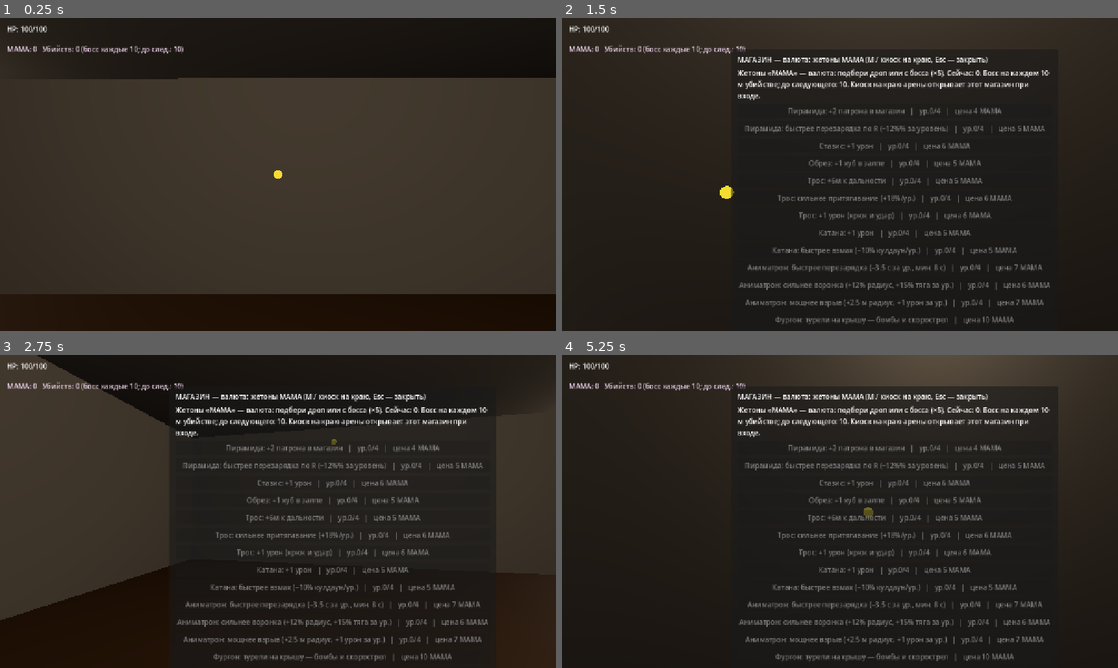
Above: before the commit, frames 1-4 (two rows, left to right).
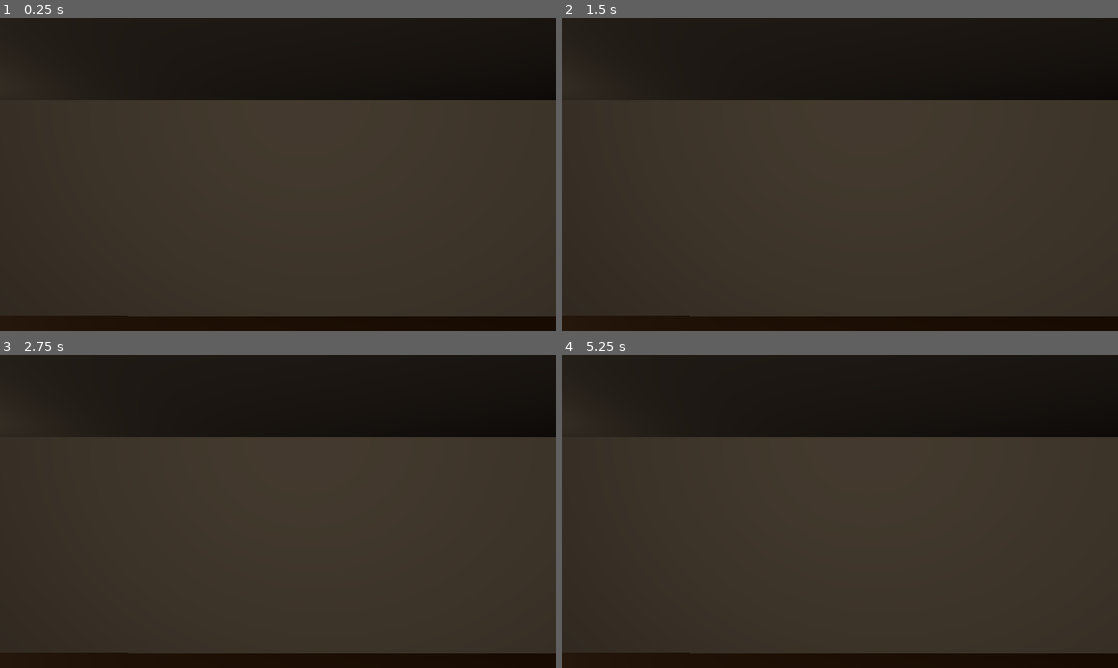
Above: after the commit, the same moments.

Repository: radomirsky/190K-G.O.P
Game: Godot game, scene res://main.tscn
Two runs of this game, one before a commit and one after it. Both use one fixed random seed, a clock stepped at 60 frames per second and the inputs below.
Inputs (mouse positions are in pixels of both pictures, inside the frame that each line leads up to):
- Up to frame 1 (0.25 s): no input
- Up to frame 2 (1.5 s): tap Enter at 0.5 s; move the mouse to (867, 174) at 0.52 s; hold Up 0.53-1.28 s; hold Shift 0.53-1.28 s; tap M at 0.6 s; click (867, 174) at 0.67 s; tap Space at 0.77 s; move the mouse to (728, 190) at 1.27 s; hold Down from 1.28 s (still down); tap Shift at 1.35 s; click (728, 190) at 1.42 s
- Up to frame 3 (2.75 s): tap Space at 1.52 s; tap 6 at 1.55, 2.1 s; move the mouse to (333, 442) at 2.02 s; release Down at 2.03 s; hold Right from 2.03 s (still down); click (333, 442) at 2.17 s; tap R at 2.3 s
- Up to frame 4 (5.25 s): move the mouse to (812, 574) at 2.77 s; release Right at 2.78 s; hold Up 2.78-4.28 s; tap R at 2.85 s; click (812, 574) at 2.92 s; tap Space at 3.02, 3.77, 4.25, 4.52 s; tap M at 3.05, 3.6 s; move the mouse to (878, 514) at 3.52 s; hold Shift 3.53-4.28 s; click (878, 514) at 3.67 s; move the mouse to (673, 464) at 4.27 s; hold Left 4.28-5.03 s; tap Shift at 4.35 s; click (673, 464) at 4.42 s; tap 6 at 4.55, 5.1 s; move the mouse to (867, 511) at 5.02 s; hold Down from 5.03 s (still down); click (867, 511) at 5.17 s

The runs differ from the first frame. In frame 1, 13% of the frame differs, in the area x 1-100%, y 2-96%; in frame 2, 56%; in frame 3, 50%; in frame 4, 63%, in the area x 1-100%, y 0-99%.
Error after the commit: Parse Error: Preload file "res://dynamite.tscn" does not exist. (res://player.gd:10)

Commit message:
Исправить камеру в фургоне, переключатель катаны (5), динамит выше в магазине
Made-with: Cursor

Diff:
--- a/player.gd
+++ b/player.gd
@@ -7,6 +7,7 @@
 const THROWABLE_CUBE_SCENE := preload("res://throwable_cube.tscn")
 const THROWABLE_PYRAMID_SCENE := preload("res://throwable_pyramid.tscn")
 const THROWABLE_STASIS_RING_SCENE := preload("res://throwable_stasis_ring.tscn")
+const DYNAMITE_SCENE := preload("res://dynamite.tscn")
 const ANIMATRON_BLACKHOLE_SCENE := preload("res://animatron_blackhole.tscn")
 const PAUSE_MENU_OVERLAY := preload("res://pause_menu_overlay.gd")
 const THROWABLE_COLOR_FREE := Color(0.45, 0.65, 0.95, 1.0)
@@ -232,6 +233,10 @@
 var _van_saved_mask: int = 1
 
 
+func _is_driving_van() -> bool:
+	return _driving_van != null and is_instance_valid(_driving_van)
+
+
 func _eff_gun_mag() -> int:
 	return gun_mag_size + GameProgress.up_pyramid_mag * 2
 
@@ -402,6 +407,12 @@
 	_hp_cd = maxf(_hp_cd - _delta, 0.0)
 
 	_update_hp_ui()
+
+	if _is_driving_van():
+		if _camera:
+			var fk_v := 1.0 - exp(-stasis_aim_fov_smooth * _delta)
+			_camera.fov = lerpf(_camera.fov, camera_fov, fk_v)
+		return
 
 	var want_stasis_aim := false
 	if _camera and _equipped == EquippedGun.STASIS:
@@ -575,7 +586,12 @@
 	if _hp_label:
 		_hp_label.text = "HP: %d/%d" % [_hp, max_hp]
 	if _gun_label:
-		if _equipped == EquippedGun.PYRAMID:
+		if _is_driving_van():
+			if GameProgress.van_turrets_installed and not GameProgress.van_destroyed:
+				_gun_label.text = "ФУРГОН: без оружия — ЛКМ скорострел, ПКМ бомба"
+			else:
+				_gun_label.text = "ФУРГОН: без оружия (купите турели в лавке)"
+		elif _equipped == EquippedGun.PYRAMID:
 			var gm := _eff_gun_mag()
 			if _gun_refill_wait > 0.0:
 				_gun_label.text = "GUN: %d/%d  перезарядка %.1fs  [R]" % [_gun_ammo, gm, _gun_refill_wait]
@@ -627,8 +643,9 @@
 	if _mama_hud:
 		var r := GameProgress.regular_kills % GameProgress.KILLS_FOR_BOSS
 		var until_boss := GameProgress.KILLS_FOR_BOSS - r if r != 0 else GameProgress.KILLS_FOR_BOSS
-		_mama_hud.text = "МАМА: %d   Убийств: %d (босс каждые %d; до след.: %d)" % [
+		_mama_hud.text = "МАМА: %d   Динамит: %d   Убийств: %d (босс каждые %d; до след.: %d)" % [
 			GameProgress.mama_tokens,
+			GameProgress.dynamite_stock,
 			GameProgress.regular_kills,
 			GameProgress.KILLS_FOR_BOSS,
 			until_boss,
@@ -641,9 +658,13 @@
 			var hp_pct := 100
 			if _driving_van.has_method("get_hull_ratio"):
 				hp_pct = int(round(float(_driving_van.call("get_hull_ratio")) * 100.0))
+			var tur_hint := ""
+			if GameProgress.van_turrets_installed and not GameProgress.van_destroyed:
+				tur_hint = "   | ЛКМ турель / ПКМ турель"
 			_van_fuel_label.text = (
 				"ФУРГОН: корпус %d%%   бензин %d%%   | заправка %d МАМА, сломан — %d МАМА"
 				% [hp_pct, pct, GameProgress.COST_VAN_REFUEL, GameProgress.COST_VAN_RESTORE]
+				+ tur_hint
 			)
 			if hp_pct <= 15 or fr <= 0.001:
 				_van_fuel_label.add_theme_color_override("font_color", Color(1.0, 0.35, 0.28, 1.0))
@@ -673,7 +694,7 @@
 	panel.offset_left = -250.0
 	panel.offset_top = 72.0
 	panel.offset_right = 250.0
-	panel.offset_bottom = 668.0
+	panel.offset_bottom = 708.0
 	_shop_layer.add_child(panel)
 	var margin := MarginContainer.new()
 	margin.set_anchors_preset(Control.PRESET_FULL_RECT)
@@ -698,6 +719,7 @@
 		"pyramid_reload",
 		"stasis_dmg",
 		"sawed_pellets",
+		"dynamite",
 		"grapple_range",
 		"grapple_pull",
 		"grapple_damage",
@@ -806,6 +828,15 @@
 	_set_shop_btn_van_turrets()
 	_set_shop_btn_van_refuel()
 	_set_shop_btn_van_restore()
+	_set_shop_btn_dynamite()
+
+
+func _set_shop_btn_dynamite() -> void:
+	var b := _shop_layer.find_child("Btn_dynamite", true, false) as Button
+	if b == null:
+		return
+	b.text = "Динамит: +1 шт. (бросок клав. 6, слабый взрыв)   |   цена %d МАМА" % GameProgress.COST_DYNAMITE
+	b.disabled = GameProgress.mama_tokens < GameProgress.COST_DYNAMITE
 
 
 func _set_shop_btn_van_restore() -> void:
@@ -895,6 +926,8 @@
 			ok = GameProgress.try_buy_van_refuel()
 		"van_restore":
 			ok = GameProgress.try_buy_van_restore()
+		"dynamite":
+			ok = GameProgress.try_buy_dynamite()
 	if ok:
 		_clamp_gun_ammo_to_effective()
 	_refresh_shop_buttons()
@@ -1295,11 +1328,13 @@
 		+ "ЛКМ — выстрел / удар катаной / верёвка / метание\n"
 		+ "ПКМ — парирование (катана) или крюк-верёвка\n"
 		+ "СКМ — рывок катаны: урон по прицелу, перезарядка 10 сек\n"
+		+ "В фургоне: оружие недоступно; турели — ЛКМ (скорострел) и ПКМ (бомба), если куплены в лавке\n"
 		+ "E — сесть в фургон / выйти; подобрать / метнуть; Shift+E — увеличить куб / отпустить\n"
 		+ "R — перезарядка; Shift+R — кинуть пирамидку\n"
 		+ "Q / Ctrl+Q — очистка мира; Shift+Q — куб\n"
 		+ "F — стазис; G — пистолет; Shift+G — клей кубов\n"
 		+ "H — обрез; M — магазин\n"
+		+ "6 — бросить динамит (покупается в лавке за МАМА)\n"
 		+ "B — вид камеры; Shift+B — «человек» из кубов\n"
 		+ "Shift+Z — стоп времени; Shift+X/Y — кубы; стрелки — поворот камеры\n"
 		+ "Esc — пауза\n"
@@ -1567,6 +1602,23 @@
 
 func _input(event: InputEvent) -> void:
 	if _pause_visible:
+		return
+	if _is_driving_van():
+		if event is InputEventMouseMotion:
+			if not _shop_open and not _pause_visible:
+				var mm0 := Input.mouse_mode
+				if (
+					mm0 == Input.MOUSE_MODE_CAPTURED
+					or mm0 == Input.MOUSE_MODE_VISIBLE
+					or mm0 == Input.MOUSE_MODE_CONFINED
+				):
+					_look_yaw_target -= event.relative.x * mouse_sensitivity
+					_look_pitch_target = _clamp_pitch_target(
+						_look_pitch_target - event.relative.y * mouse_sensitivity
+					)
+		elif event is InputEventMouseButton:
+			if not _shop_open and not _pause_visible:
+				get_viewport().set_input_as_handled()
 		return
 	if event is InputEventKey and event.pressed and not event.echo and event.keycode == KEY_SPACE:
 		if _grapple_state != GrappleState.INACTIVE:
@@ -1727,6 +1779,21 @@
 		return
 
 	if event is InputEventKey and event.pressed and not event.echo:
+		if _is_driving_van():
+			if event.keycode == KEY_M and _world_actions_input_ok():
+				_toggle_shop()
+				get_viewport().set_input_as_handled()
+				return
+			if (
+				_is_use_key(event)
+				and not (event.shift_pressed or Input.is_key_pressed(KEY_SHIFT))
+				and _world_actions_input_ok()
+			):
+				exit_van()
+				get_viewport().set_input_as_handled()
+				return
+			get_viewport().set_input_as_handled()
+			return
 		if event.keycode == KEY_SHIFT and event.location == KEY_LOCATION_LEFT:
 			_try_dash()
 			get_viewport().set_input_as_handled()
@@ -1766,9 +1833,19 @@
 			(event.keycode == KEY_5 or event.physical_keycode == KEY_5)
 			and _world_actions_input_ok()
 		):
-			_equipped = EquippedGun.KATANA
+			if _equipped == EquippedGun.KATANA:
+				_equipped = EquippedGun.NONE
+			else:
+				_equipped = EquippedGun.KATANA
 			_update_weapon_visibility()
 			_update_hp_ui()
+			get_viewport().set_input_as_handled()
+		elif (
+			(event.keycode == KEY_6 or event.physical_keycode == KEY_6)
+			and _world_actions_input_ok()
+			and not _is_driving_van()
+		):
+			_throw_dynamite()
 			get_viewport().set_input_as_handled()
 		if (
 			(event.keycode == KEY_C or event.physical_keycode == KEY_C)
@@ -1981,6 +2058,18 @@
 	_ensure_sawed_nodes()
 	_ensure_animatron_nodes()
 	_ensure_katana_nodes()
+	if _is_driving_van():
+		if _gun_node:
+			_gun_node.visible = false
+		if _stasis_node:
+			_stasis_node.visible = false
+		if _sawed_node:
+			_sawed_node.visible = false
+		if _animatron_node:
+			_animatron_node.visible = false
+		if _katana_node:
+			_katana_node.visible = false
+		return
 	if _gun_node:
 		_gun_node.visible = (_equipped == EquippedGun.PYRAMID)
 	if _stasis_node:
@@ -2514,8 +2603,33 @@
 		return ((best.global_position + Vector3(0.0, 2.0, 0.0)) - from).normalized()
 	return fwd
 
+
+func _apply_camera_look_smoothing(delta: float) -> void:
+	var lk := look_key_speed * delta
+	if Input.is_key_pressed(KEY_LEFT):
+		_look_yaw_target += lk
+	if Input.is_key_pressed(KEY_RIGHT):
+		_look_yaw_target -= lk
+	if Input.is_key_pressed(KEY_UP):
+		_look_pitch_target = _clamp_pitch_target(_look_pitch_target + lk)
+	if Input.is_key_pressed(KEY_DOWN):
+		_look_pitch_target = _clamp_pitch_target(_look_pitch_target - lk)
+
+	var smooth_k := 1.0
+	if look_smoothing > 0.0:
+		smooth_k = 1.0 - exp(-look_smoothing * delta)
+	rotation.y = lerp_angle(rotation.y, _look_yaw_target, smooth_k)
+	_camera_pivot.rotation.x = lerpf(
+		_camera_pivot.rotation.x,
+		_look_pitch_target,
+		smooth_k
+	)
+	_clamp_camera_pitch()
+
+
 func _physics_process(delta: float) -> void:
 	if _driving_van != null and is_instance_valid(_driving_van):
+		_apply_camera_look_smoothing(delta)
 		return
 	var on_floor_before := is_on_floor()
 	if not is_on_floor():
@@ -2586,26 +2700,7 @@
 		_clear_grapple()
 	_apply_body_pushes(move_vel)
 
-	var lk := look_key_speed * delta
-	if Input.is_key_pressed(KEY_LEFT):
-		_look_yaw_target += lk
-	if Input.is_key_pressed(KEY_RIGHT):
-		_look_yaw_target -= lk
-	if Input.is_key_pressed(KEY_UP):
-		_look_pitch_target = _clamp_pitch_target(_look_pitch_target + lk)
-	if Input.is_key_pressed(KEY_DOWN):
-		_look_pitch_target = _clamp_pitch_target(_look_pitch_target - lk)
-
-	var smooth_k := 1.0
-	if look_smoothing > 0.0:
-		smooth_k = 1.0 - exp(-look_smoothing * delta)
-	rotation.y = lerp_angle(rotation.y, _look_yaw_target, smooth_k)
-	_camera_pivot.rotation.x = lerpf(
-		_camera_pivot.rotation.x,
-		_look_pitch_target,
-		smooth_k
-	)
-	_clamp_camera_pitch()
+	_apply_camera_look_smoothing(delta)
 
 	if _held:
 		_held.global_position = _hold_point.global_position
@@ -3028,6 +3123,28 @@
 		_last_player_spawned_cube = null
 
 
+func _throw_dynamite() -> void:
+	if _is_driving_van():
+		return
+	if GameProgress.dynamite_stock <= 0:
+		return
+	var scene := get_tree().current_scene
+	if scene == null:
+		return
+	var dyn := DYNAMITE_SCENE.instantiate() as RigidBody3D
+	if dyn == null:
+		return
+	var dir := _throw_aim_dir()
+	var spawn_pos := global_position + Vector3(0.0, 1.15, 0.0) + dir * 0.65
+	scene.add_child(dyn)
+	dyn.global_position = spawn_pos
+	dyn.linear_velocity = dir * 15.0
+	dyn.angular_velocity = Vector3(randf_range(-4.0, 4.0), randf_range(-4.0, 4.0), randf_range(-4.0, 4.0))
+	GameProgress.dynamite_stock -= 1
+	GameProgress.upgrades_changed.emit()
+	_update_hp_ui()
+
+
 func _spawn_throwable_pyramid() -> void:
 	var scene := get_tree().current_scene
 	if scene == null:
@@ -3353,6 +3470,8 @@
 	position = Vector3(0.0, 0.72, 0.35)
 	rotation = Vector3.ZERO
 	van.call("set_driver", self)
+	_update_weapon_visibility()
+	_update_hp_ui()
 
 
 func exit_van() -> void:
@@ -3389,6 +3508,8 @@
 	rotation = Vector3.ZERO
 	collision_layer = _van_saved_layer
 	collision_mask = _van_saved_mask
+	_update_weapon_visibility()
+	_update_hp_ui()
 
 
 func _try_enter_van() -> bool:
